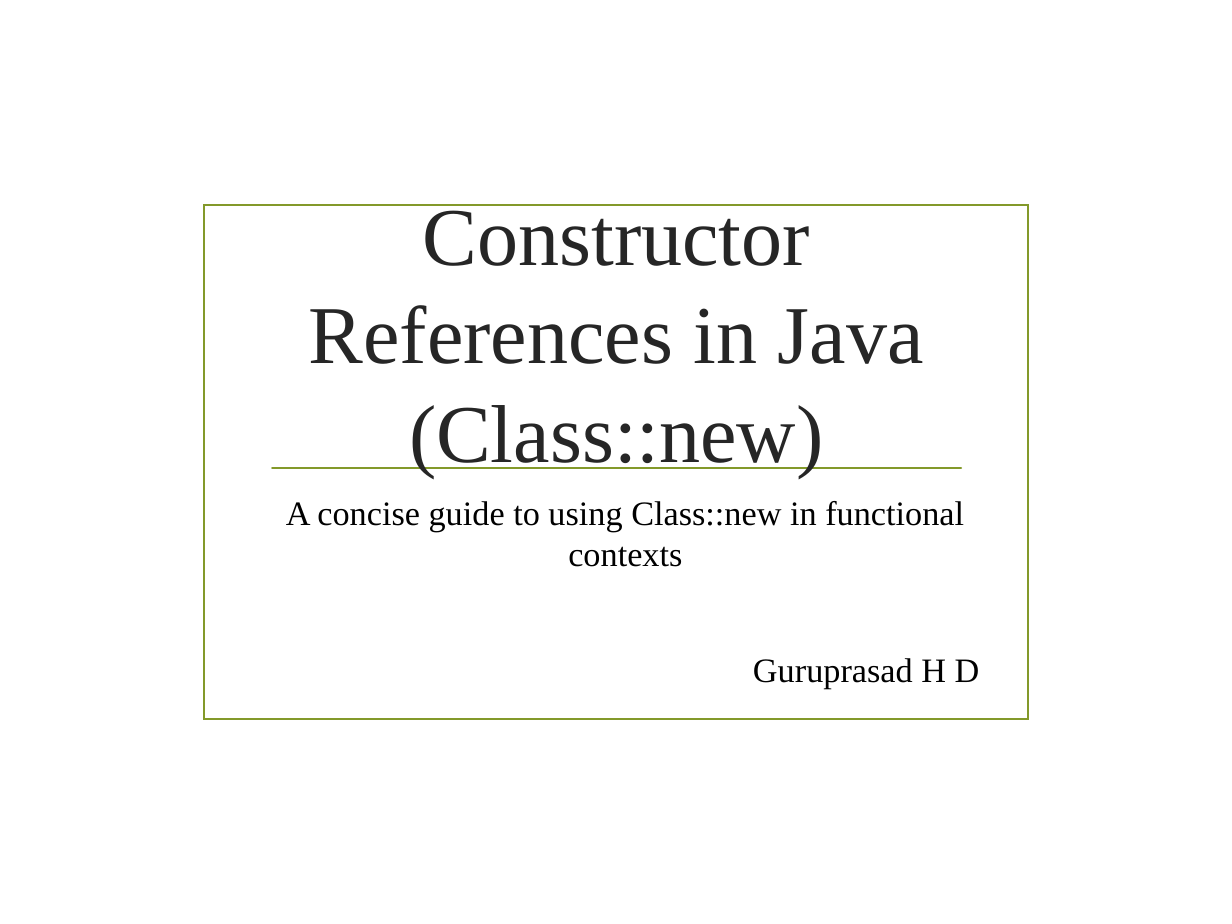
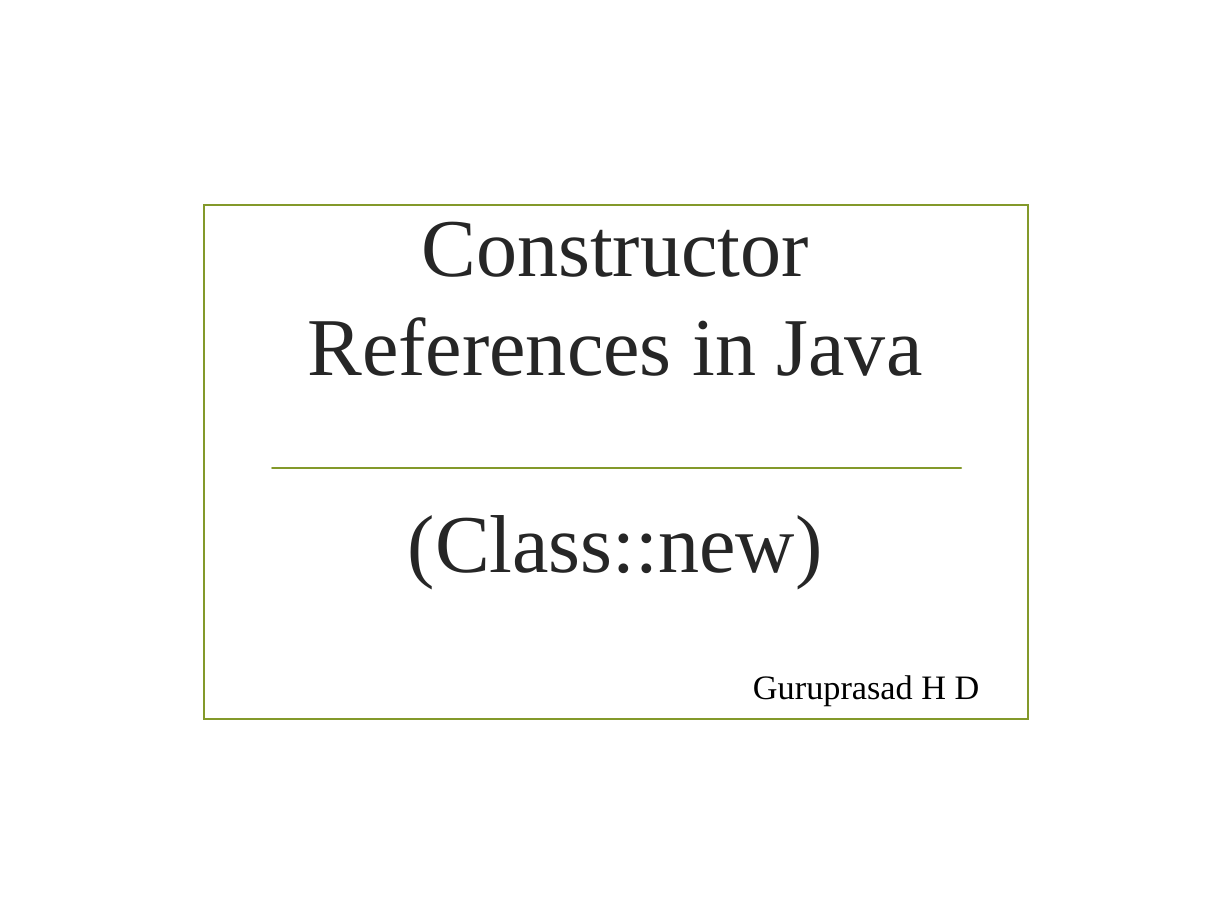
Before and after one commit to guruprasad-hd178/GEC_PARVAM_2025, a slide deck: slide 1 of Constructor_References_Class_new.pptx. Drawn at 1232x924 pixels with LibreOffice and Linux fonts; fonts in the diff are those of the drawing; background and template pictures are left out. Boxes give left, top, right and bottom in pixels: in the first picture for what was removed or moved away, otherwise in the second. Text is boxed around its words. In the diff, an @@ line names an element or a change of style, - is before the commit and + after.

Commit message:
features of java

```diff
--- a/Constructor_References_Class_new.pptx
+++ b/Constructor_References_Class_new.pptx
@@ title "Constructor References in Java (Class::new)" rewrapped from bbox=[309, 204, 924, 477] to bbox=[308, 221, 923, 587] @@
@@ subtitle at bbox=[286, 501, 964, 567]: paragraph removed @@
-A concise guide to using Class::new in functional contexts
```
Also in this commit, not shown: 10 other slides changed, 19 other files.
